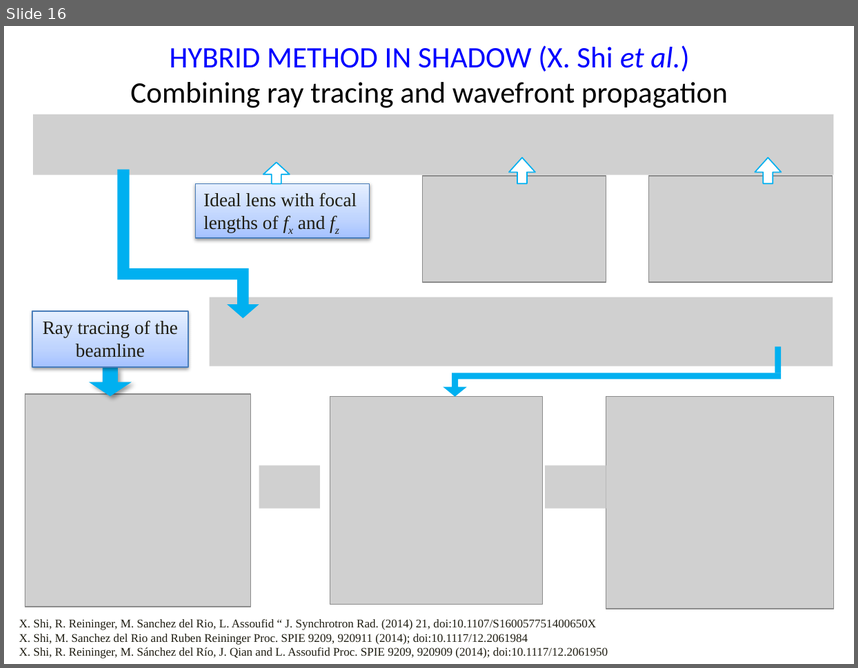
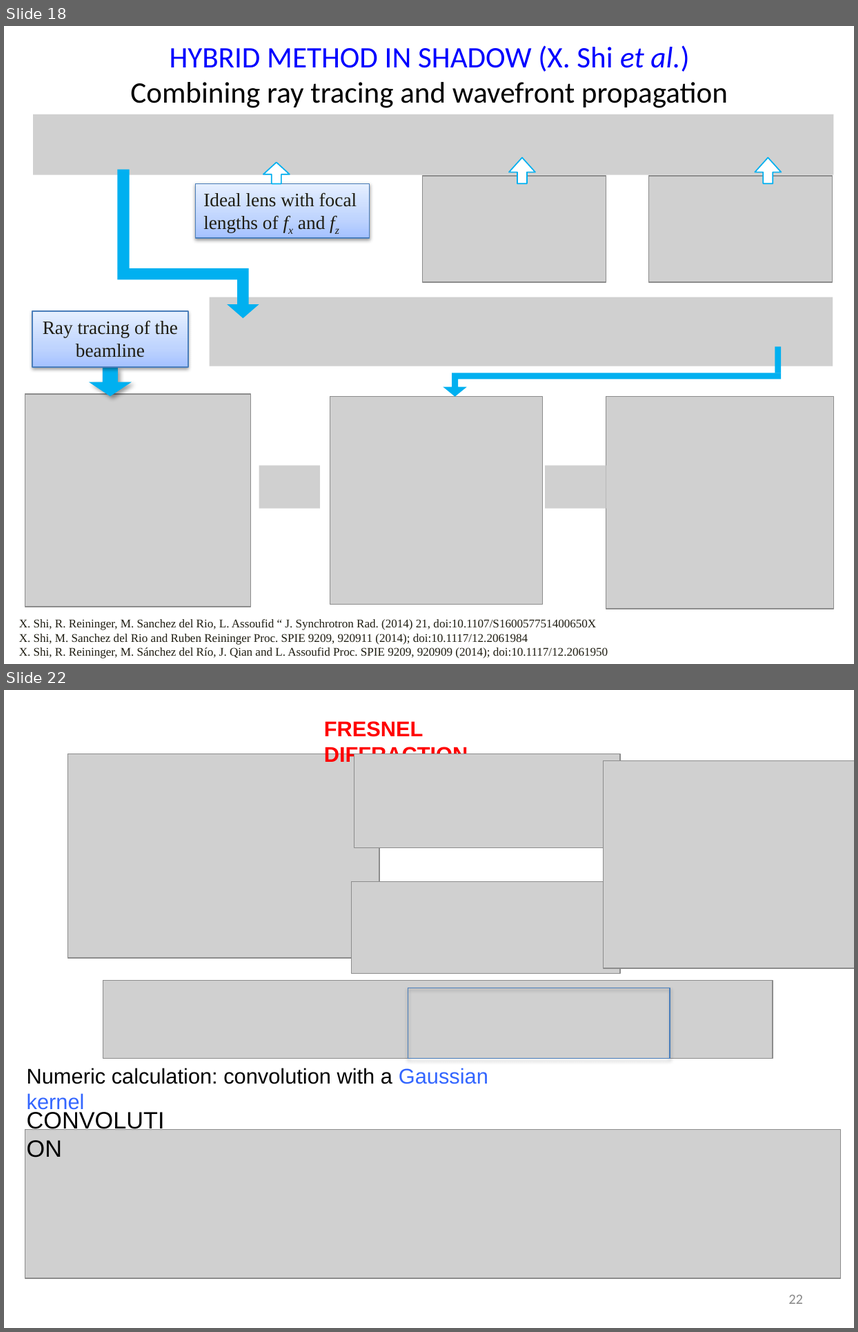
Before and after one commit to oasys-kit/oasys_school, a slide deck: slides/synchrotron_radiation_formulas.pptx. Shown one above the other, each under a label of ours: slide 16 before the commit, slides 18 and 22 after it; the slides between them are not shown. The pictures are 858x668 and 858x1332 pixels, drawn with LibreOffice and Linux fonts; fonts in the diff are those of the drawing; grey boxes stand for pictures. Boxes give left, top, right and bottom in pixels: in the first picture for what was removed or moved away, otherwise in the second. Text is boxed around its words. In the diff, an @@ line names an element or a change of style, - is before the commit and + after.

```diff
--- a/slides/synchrotron_radiation_formulas.pptx
+++ b/slides/synchrotron_radiation_formulas.pptx
@@ slide 22 added at bbox=[4, 690, 854, 1328], background #FFFFFF @@
@@ text added at bbox=[324, 721, 468, 766], 18 pt, text #FF0000, bold @@
+FRESNEL DIFFRACTION
@@ picture added at bbox=[67, 753, 380, 958] @@
@@ picture added at bbox=[355, 753, 620, 848] @@
@@ picture added at bbox=[604, 760, 854, 968] @@
@@ picture added at bbox=[352, 881, 620, 973] @@
@@ picture added at bbox=[103, 980, 773, 1059] @@
@@ rectangle added at bbox=[408, 987, 670, 1058], outline #4B7EBC 0.75 pt @@
@@ text added at bbox=[27, 1067, 488, 1113], 18 pt, text #000000 @@
+Numeric calculation: convolution with a Gaussian kernel
@@ text added at bbox=[223, 1067, 331, 1084], 20 pt, text #000000 @@
+CONVOLUTION
@@ picture added at bbox=[25, 1130, 840, 1279] @@
@@ page number added at bbox=[789, 1294, 803, 1303], 12 pt, text #898989 @@
+22
@@ what was slide 16 is now slide 18 @@
```
Also in this commit, not shown: 1 slide changed, 7 other slides added, 1 slide removed, 2 other files.
